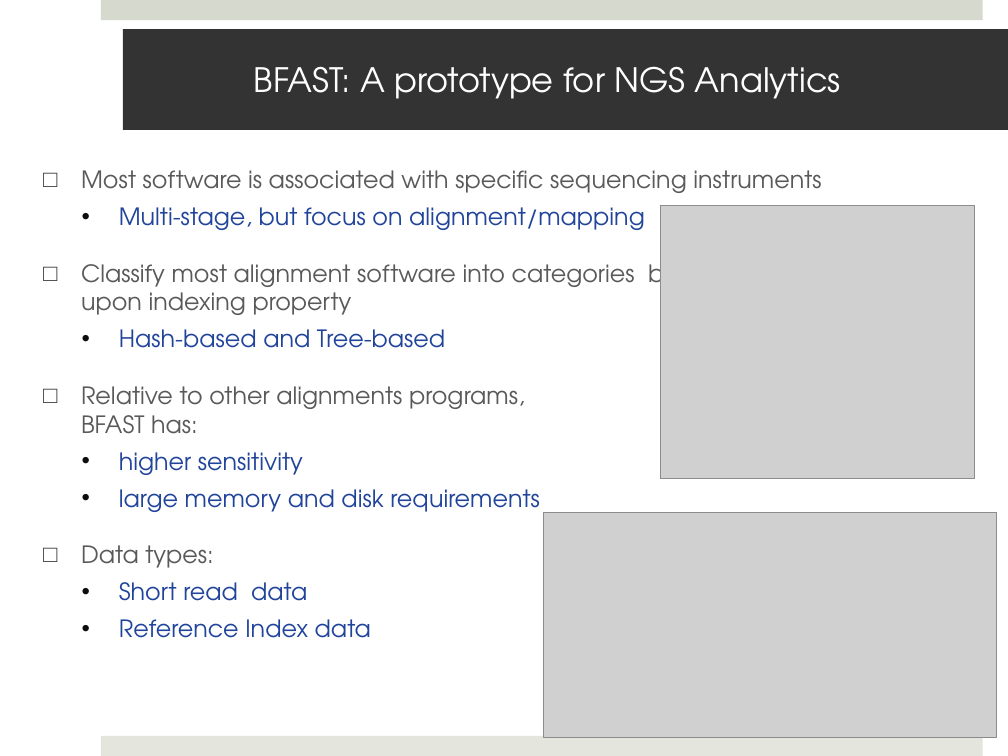
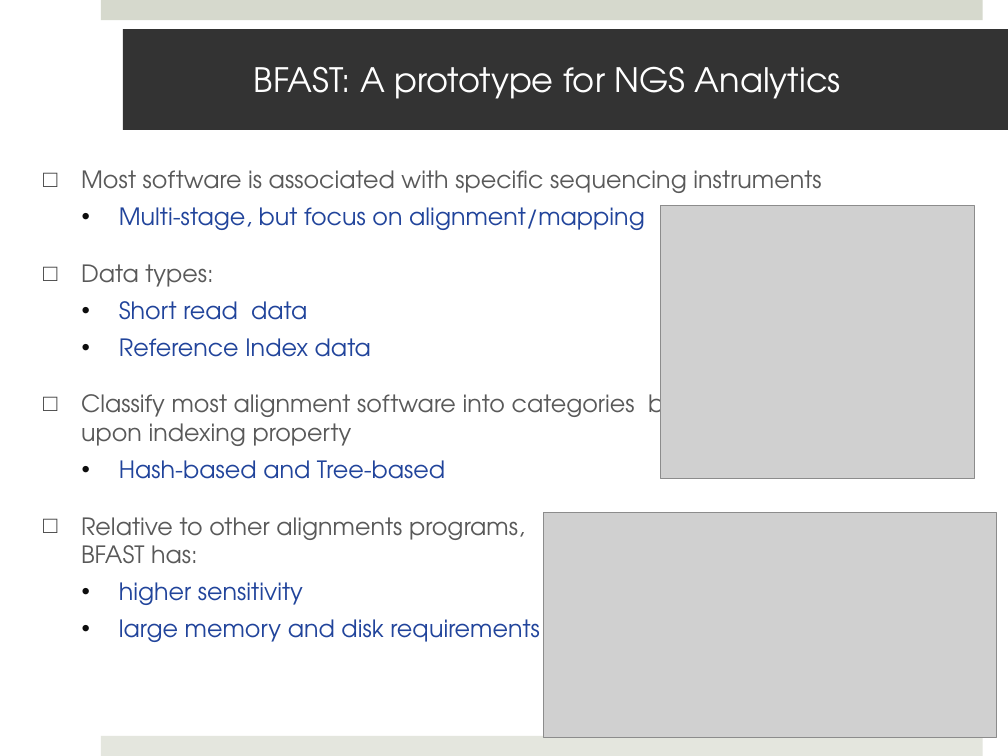
Before and after one commit to saga-project/saga-cpp-legacy-projects, a slide deck: slide 4 of saga-talks/ecmls11-dare.pptx. Drawn at 1008x756 pixels with LibreOffice and Linux fonts; fonts in the diff are those of the drawing; grey boxes stand for pictures; background and template pictures are left out. Boxes give left, top, right and bottom in pixels: in the first picture for what was removed or moved away, otherwise in the second. Text is boxed around its words. In the diff, an @@ line names an element or a change of style, - is before the commit and + after.

```diff
--- a/saga-talks/ecmls11-dare.pptx
+++ b/saga-talks/ecmls11-dare.pptx
@@ text at box(81, 264, 371, 357): paragraphs added @@
+□ Data types:
+  • Short read data
+  • Reference Index data
@@ text at box(81, 545, 371, 638): paragraphs removed @@
-□ Data types:
-  • Short read data
-  • Reference Index data
```
Also in this commit, not shown: 11 other slides changed, 2 slides added, 5 slides removed.
